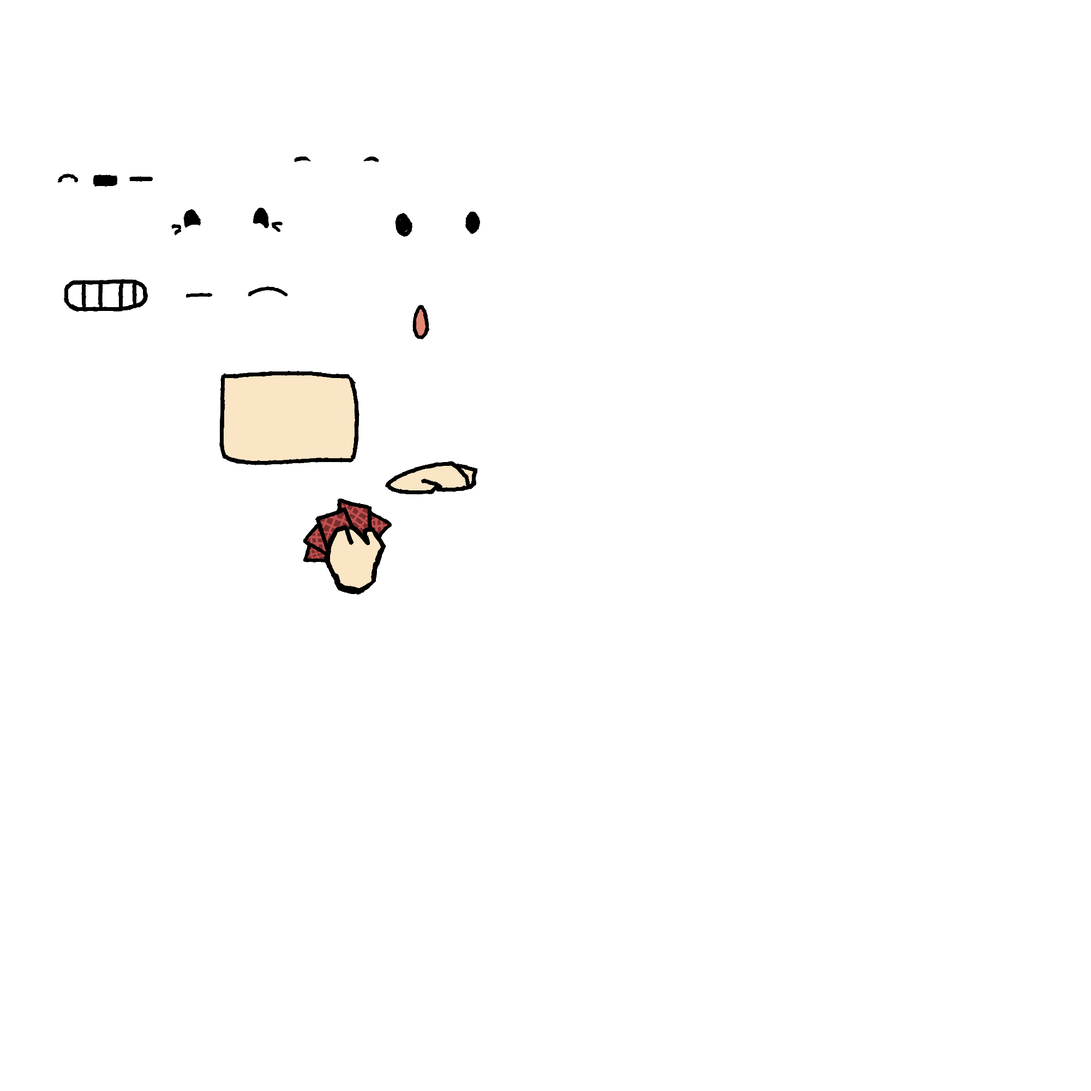
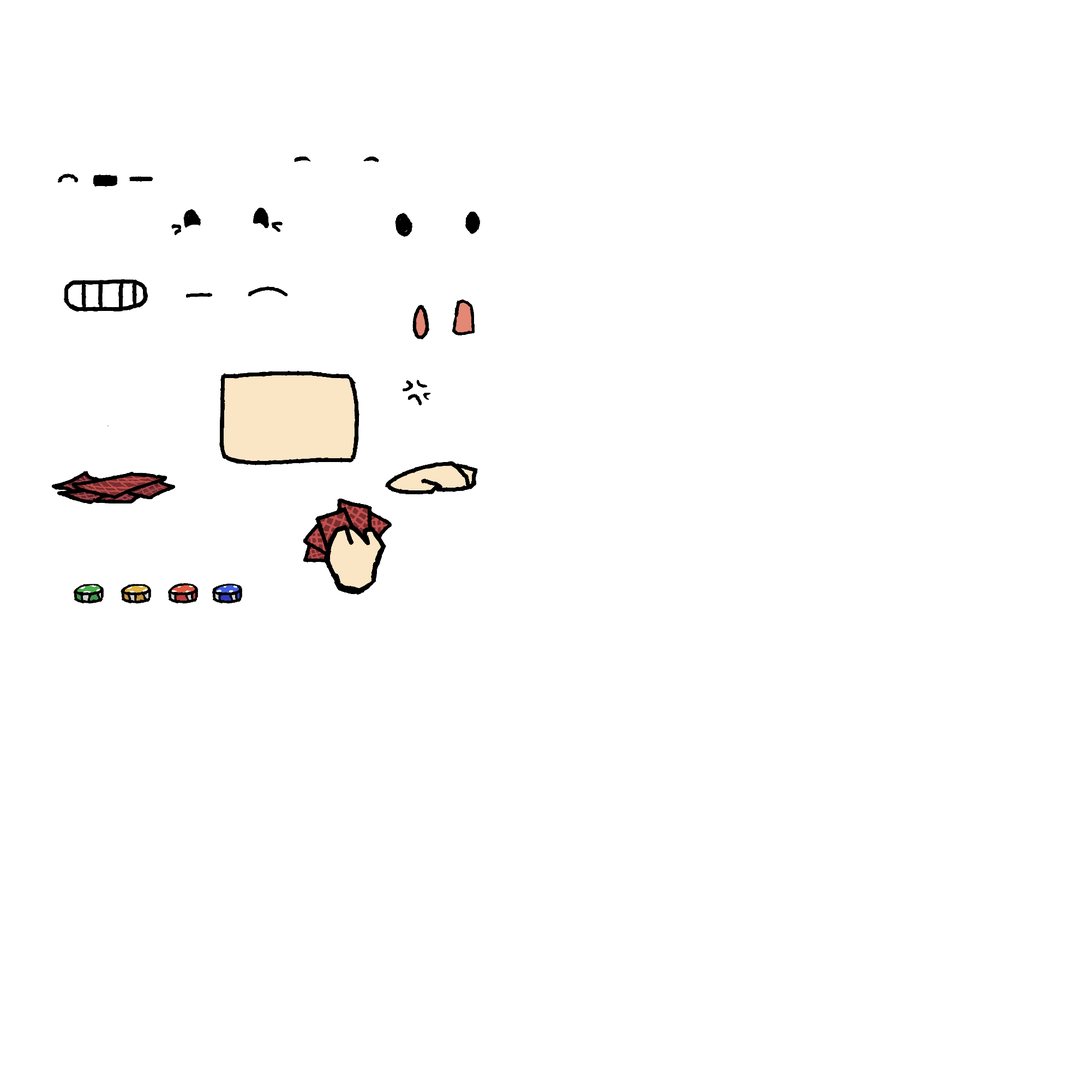
Layered file, before and after one edit (1091x1091). Changes by layer:
renamed "Слой 8" to "Слой 13", moved it above "Слой 12", painted on it over [51,299,476,505]
removed layer "Слой 6" over [452,299,476,336]
renamed "Слой 9" to "Слой 12", painted on it over [57,299,476,605]
painted on "Слой 7" over [57,300,475,604]
